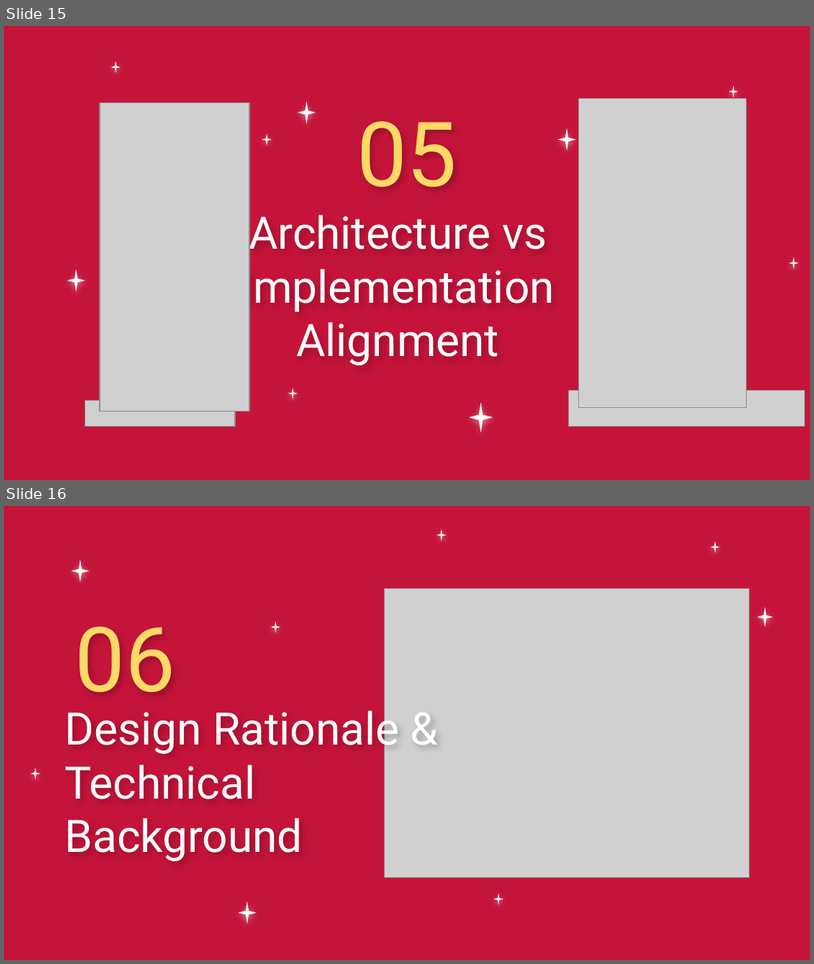
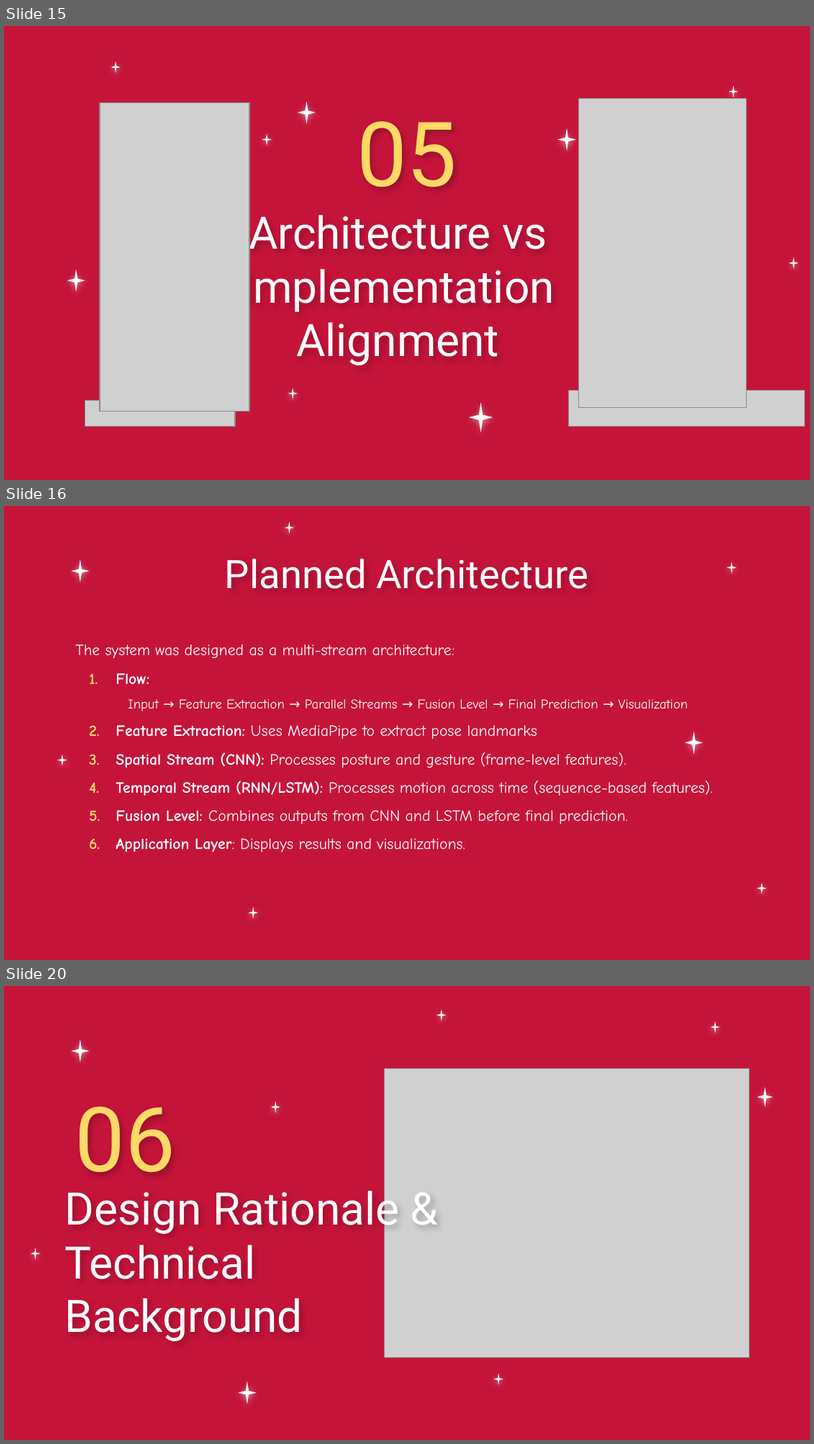
Before and after one commit to MiraPhilip12/Graduation_Project_ESLSCA, a slide deck: Milestone 4/Graduation_Project_Milestone4.pptx. Shown one above the other, each under a label of ours: slides 15 and 16 before the commit, slides 15, 16 and 20 after it; the slides between them are not shown. The pictures are 814x964 and 814x1444 pixels, drawn with LibreOffice and Linux fonts; fonts in the diff are those of the drawing; grey boxes stand for pictures; background and template pictures are left out. Boxes give left, top, right and bottom in pixels: in the first picture for what was removed or moved away, otherwise in the second. Text is boxed around its words. In the diff, an @@ line names an element or a change of style, - is before the commit and + after.

```diff
--- a/Milestone 4/Graduation_Project_Milestone4.pptx
+++ b/Milestone 4/Graduation_Project_Milestone4.pptx
@@ slide 16 added at [4,506,810,960], background picture (left out); not listed: 1 template element that a slide beside it also shows @@
@@ title added at [225,559,589,589], 35 pt, text #FFFFFF @@
+Planned Architecture
@@ text added at [75,644,713,852], 14 pt, text #FFFFFF @@
+The system was designed as a multi-stream architecture:
+1. Flow:
+  Input → Feature Extraction → Parallel Streams → Fusion Level → Final Prediction → Visualization
+2. Feature Extraction: Uses MediaPipe to extract pose landmarks
+3. Spatial Stream (CNN): Processes posture and gesture (frame-level features).
+4. Temporal Stream (RNN/LSTM): Processes motion across time (sequence-based features).
+5. Fusion Level: Combines outputs from CNN and LSTM before final prediction.
+6. Application Layer: Displays results and visualizations.
@@ group added at [57,521,767,919]: 6 stars @@
@@ what was slide 16 is now slide 20 @@
```
Also in this commit, not shown: 3 other slides added, 7 slides removed.
